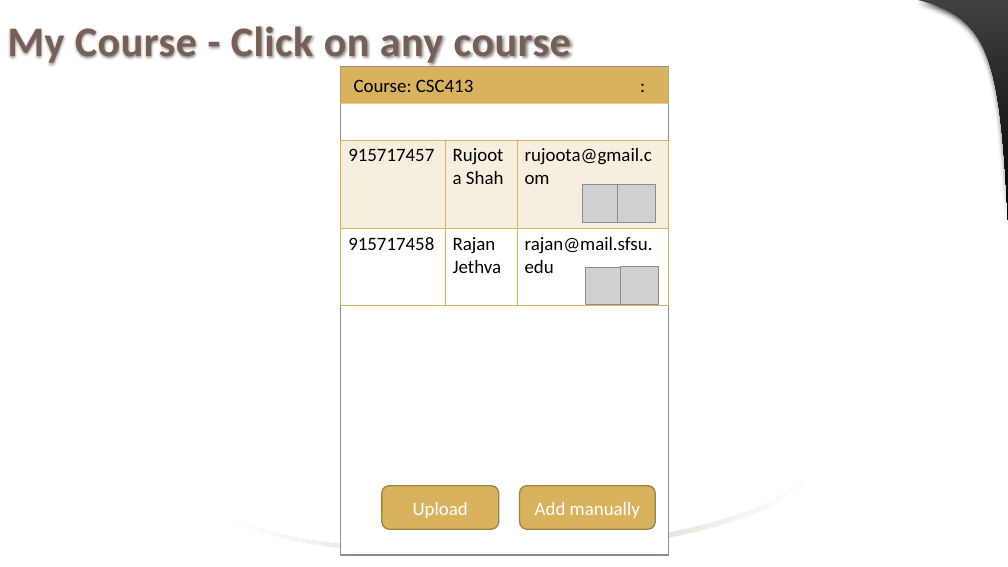
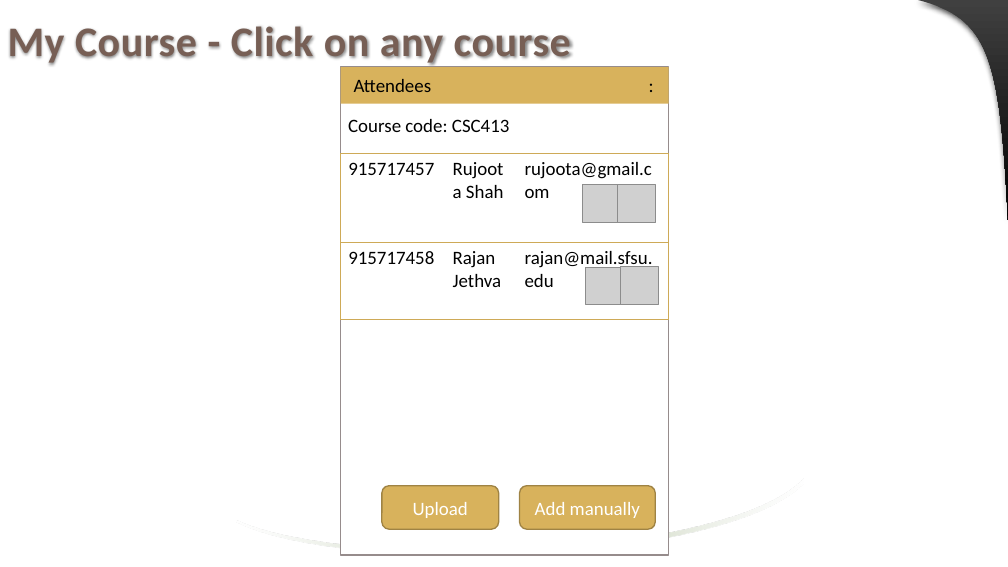
Before and after one commit to jaenudin86/Attendance, a slide deck: slide 32 of Attendance Wireframes.pptx. Drawn at 1008x567 pixels with LibreOffice and Linux fonts; fonts in the diff are those of the drawing; grey boxes stand for pictures. Boxes give left, top, right and bottom in pixels: in the first picture for what was removed or moved away, otherwise in the second. Text is boxed around its words. In the diff, an @@ line names an element or a change of style, - is before the commit and + after.

```diff
--- a/Attendance Wireframes.pptx
+++ b/Attendance Wireframes.pptx
@@ text in rectangle at <box>354,79,432,92</box>: text changed @@
-Course: CSC413 :
+Attendees :
@@ text added at <box>348,119,509,132</box>, 18 pt, text #000000 @@
+Course code: CSC413
@@ table at <box>341,154,669,318</box> @@
@@ fill #D8B25C at 20% opacity to none in row 1 @@
@@ borders changed @@
@@ table: place and size @@
-table at <box>341,140,669,304</box>
+table at <box>341,154,669,318</box>
```
Also in this commit, not shown: 19 other slides changed, 1 other file.
